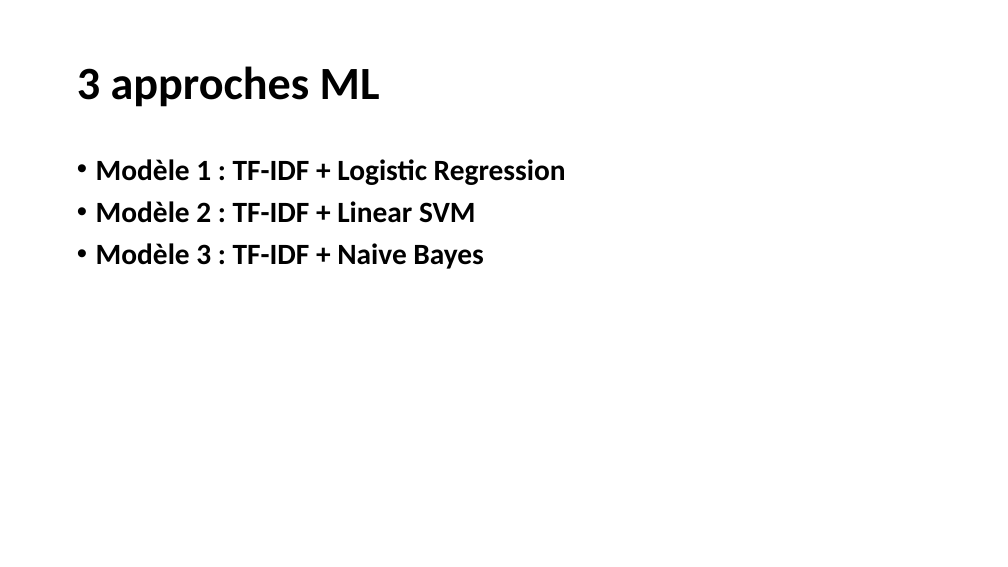
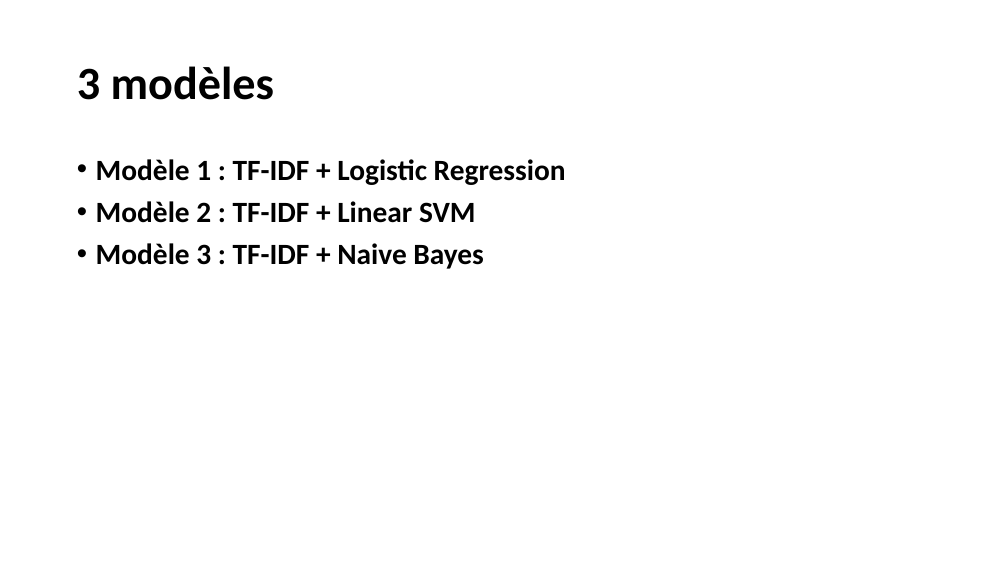
Before and after one commit to Ace4teaM/OCR-ZenAssist, a slide deck: slide 20 of Présentation.pptx (slide 18 before the commit). Drawn at 1008x567 pixels with LibreOffice and Linux fonts; fonts in the diff are those of the drawing. Boxes give left, top, right and bottom in pixels: in the first picture for what was removed or moved away, otherwise in the second. Text is boxed around its words. In the diff, an @@ line names an element or a change of style, - is before the commit and + after.

```diff
--- a/Présentation.pptx
+++ b/Présentation.pptx
@@ title at (77, 66, 274, 100): text changed @@
-3 approches ML
+3 modèles
```
Also in this commit, not shown: 10 other slides changed, 14 slides added, 1 slide removed.
